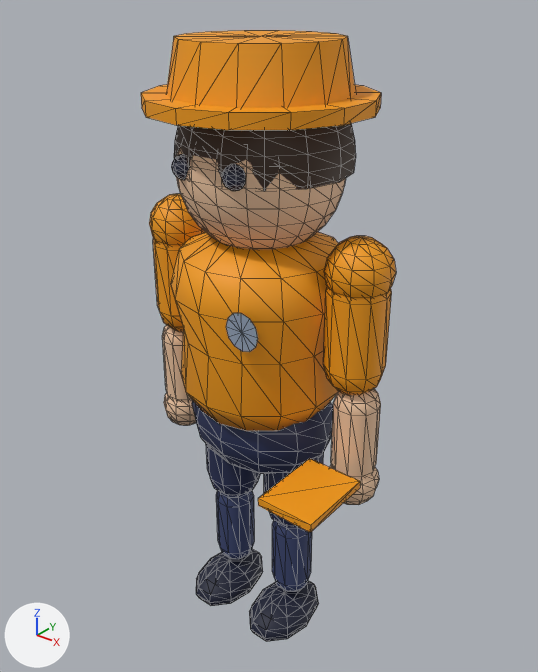
Two versions of the glTF model apps/dashboard/public/assets/characters/devops_agent.glb, one commit apart.
The view is the same before and after, from a 50 mm camera at (1.64, -2.0, 2.62) aimed at (0.0, 0.05, 1.35). Lighting does not change. The marker at lower left points along +X, +Y and +Z. The picture after the commit comes second. Mesh edges are drawn as thin lines. Vertices at exactly the same position are counted once.
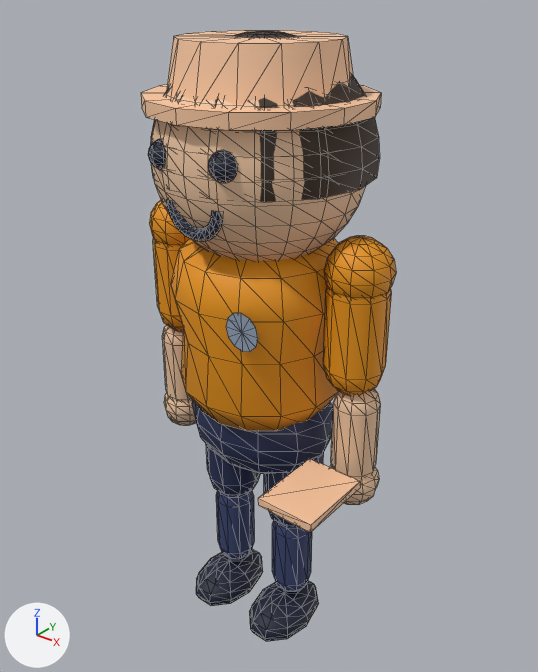
Diff of the bpy script that builds the scene:
```diff
--- a/apps/dashboard/public/assets/characters/devops_agent.glb.py
+++ b/apps/dashboard/public/assets/characters/devops_agent.glb.py
@@ me_mesh_0 @@
 # used by ob_mesh_0; location = (0.0, 0.0, 0.0)
-me_mesh_0.from_pydata(...)  # 1882 vertices, 3370 faces; spans x -0.54..0.55, y -0.43..0.4, z 0.02..2.44
+me_mesh_0.from_pydata(...)  # 2027 vertices, 3646 faces; spans x -0.54..0.55, y -0.43..0.41, z 0.02..2.45
+# me_mesh_0 part 1: the loose piece of 141 vertices spanning x -0.31..0.31, y -0.29..0.33, z 2.01..2.38 is scaled about its middle by 1.25, then moved by (0.0, 0.0, 0.03)
+# me_mesh_0 part 2: a new loose piece of 78 vertices spanning x -0.12..0.12, y -0.35..-0.32, z 1.84..1.96, in mat_material_0
+# me_mesh_0 part 3: 363 vertices removed from x -0.3..0.3, y -0.31..0.3, z 1.72..2.32; 430 vertices added at x -0.38..0.38, y -0.38..0.38, z 1.68..2.43
+# me_mesh_0 part 4: 856 kept faces spanning x -0.54..0.55, y -0.43..0.4, z 0.99..2.44 get new vertex colours; the middle colour goes from orange #f59e0b to orange #e9960a
 me_mesh_0.materials.append(mat_material_0)
```

Changed parts and their boxes [x1, y1, x2, y2] in the pictures (538 x 672 px; the box of a moved part takes in the faces that stretch with it):
part 1 of me_mesh_0, moved or reshaped: before [174, 124, 356, 191]; after [150, 31, 380, 202]
part 2 of me_mesh_0, added: after [166, 199, 223, 241]
part 3 of me_mesh_0, moved or reshaped: before [171, 148, 346, 250]; after [148, 89, 366, 261]
part 4 of me_mesh_0, recoloured: [141, 30, 381, 532] in both
